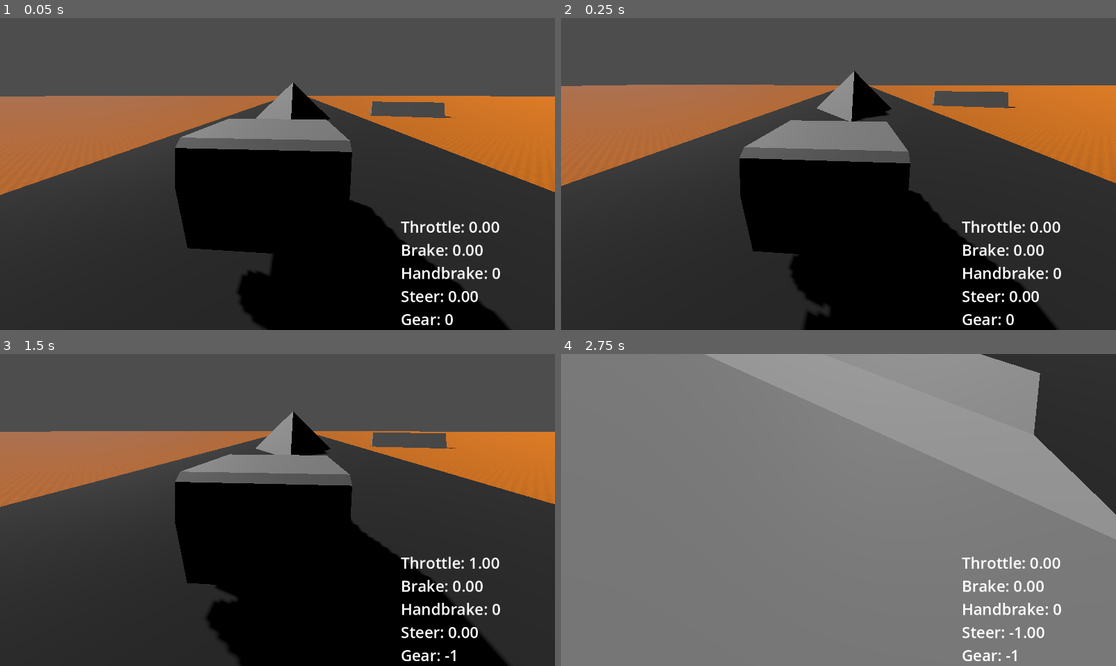
Above: before the commit, frames 1-4 (two rows, left to right).
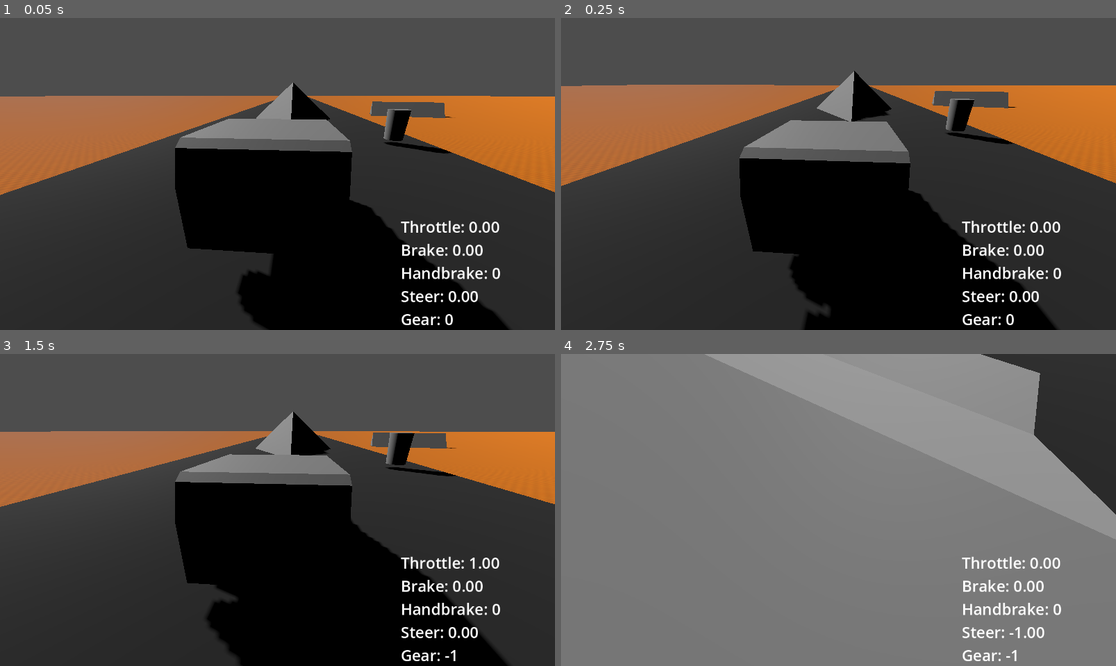
Above: after the commit, the same moments.

Repository: leems-dreems/car-driver
Game: Godot game, scene res://city_scene.tscn
Same seed, same stepped clock (60 frames per second), same inputs: the game is played once before the commit and once after it.
Inputs:
- Up to frame 1 (0.05 s): no input
- Up to frame 2 (0.25 s): no input
- Up to frame 3 (1.5 s): hold D (Steer Right) 0.53-1.28 s; tap Enter at 1.25 s; hold S (Brake or Reverse) from 1.28 s (still down)
- Up to frame 4 (2.75 s): release S (Brake or Reverse) at 2.03 s; hold D (Steer Right) from 2.03 s (still down)

The runs differ from the first frame. In frame 1, 0.5% of the frame differs, in the area x 69-82%, y 29-44%; in frame 2, 0.5%, in the area x 69-82%, y 25-41%; in frame 3, 0.5%; in frame 4, nothing differs.

Commit message:
added proof of concept collideable
i did this in the menus branch by accident

Diff:
--- a/cars/compact.tscn
+++ b/cars/compact.tscn
@@ -106,7 +106,7 @@
 blend_shape_mode = 0
 shadow_mesh = SubResource("ArrayMesh_7qo4e")
 
-[node name="CompactCar" type="RigidBody3D" node_paths=PackedStringArray("front_left_wheel", "front_right_wheel", "rear_left_wheel", "rear_right_wheel")]
+[node name="CompactCar" type="RigidBody3D" node_paths=PackedStringArray("front_left_wheel", "front_right_wheel", "rear_left_wheel", "rear_right_wheel") groups=["CanCollide"]]
 mass = 1500.0
 physics_material_override = SubResource("PhysicsMaterial_12ddh")
 script = ExtResource("1_u3dfh")
--- a/city_scene.tscn
+++ b/city_scene.tscn
@@ -7,6 +7,7 @@
 [ext_resource type="Script" path="res://addons/gevp/scripts/camera.gd" id="5_283m0"]
 [ext_resource type="PackedScene" uid="uid://c3ixqkc6k13yi" path="res://addons/gevp/scenes/vehicle_controller.tscn" id="6_62x7v"]
 [ext_resource type="Script" path="res://scripts/car_HUD.gd" id="6_eqxcn"]
+[ext_resource type="PackedScene" uid="uid://cmmani56m7eaj" path="res://collidables/trashbin_static.tscn" id="9_ypws5"]
 
 [sub_resource type="StandardMaterial3D" id="StandardMaterial3D_d01qh"]
 albedo_texture = ExtResource("1_s7ctx")
@@ -107,6 +108,9 @@
 text = "Speed:"
 label_settings = SubResource("LabelSettings_q7nlx")
 
+[node name="TrashbinStatic" parent="." instance=ExtResource("9_ypws5")]
+transform = Transform3D(1, 0, 0, 0, 1, 0, 0, 0, 1, 7.37635, 1.92904, -29.9834)
+
 [connection signal="body_exited" from="BoundingArea3D" to="BoundingArea3D" method="destroyExitingNode"]
 [connection signal="body_entered" from="Car2" to="Car2" method="_on_body_entered"]
 [connection signal="body_exited" from="Car2" to="Car2" method="_on_body_exited"]
--- /dev/null
+++ b/collidables/trash_bin.tscn
@@ -0,0 +1,20 @@
+[gd_scene load_steps=3 format=3 uid="uid://co0uu1ghkv7wn"]
+
+[sub_resource type="CylinderMesh" id="CylinderMesh_p374y"]
+top_radius = 0.7
+bottom_radius = 0.6
+
+[sub_resource type="CylinderShape3D" id="CylinderShape3D_1pjpg"]
+
+[node name="TrashBin" type="RigidBody3D"]
+transform = Transform3D(1, 0, 0, 0, 1, 0, 0, 0, 1, 6.21121, 2.94679, -28.4061)
+mass = 20.0
+center_of_mass_mode = 1
+center_of_mass = Vector3(0, -0.5, 0)
+linear_damp = 0.5
+
+[node name="MeshInstance3D" type="MeshInstance3D" parent="."]
+mesh = SubResource("CylinderMesh_p374y")
+
+[node name="CollisionShape3D" type="CollisionShape3D" parent="."]
+shape = SubResource("CylinderShape3D_1pjpg")
--- /dev/null
+++ b/collidables/trashbin_static.gd
@@ -0,0 +1,28 @@
+extends Area3D
+
+@export var resetTime = 15
+@export var physicsBin: PackedScene
+@onready var collision_shape_3d: CollisionShape3D = $CollisionShape3D
+@onready var mesh_instance_3d: MeshInstance3D = $MeshInstance3D
+var readyToHit: bool = true
+var physicsChild
+
+func _on_body_entered(body: Node3D) -> void:
+    if body.is_in_group("CanCollide") && readyToHit:
+        gethit()
+
+func gethit():
+    readyToHit = false
+    physicsChild = physicsBin.instantiate()
+    add_child(physicsChild)
+    physicsChild.global_position = global_position
+    collision_shape_3d.visible = false
+    mesh_instance_3d.visible = false
+    await get_tree().create_timer(resetTime).timeout
+    reset()
+
+func reset():
+    readyToHit = true
+    collision_shape_3d.visible = true
+    mesh_instance_3d.visible = true
+    physicsChild.queue_free()
--- /dev/null
+++ b/collidables/trashbin_static.tscn
@@ -0,0 +1,22 @@
+[gd_scene load_steps=5 format=3 uid="uid://cmmani56m7eaj"]
+
+[ext_resource type="Script" path="res://collidables/trashbin_static.gd" id="1_wmm8q"]
+[ext_resource type="PackedScene" uid="uid://co0uu1ghkv7wn" path="res://collidables/trash_bin.tscn" id="2_er7xi"]
+
+[sub_resource type="CylinderShape3D" id="CylinderShape3D_n0uwm"]
+
+[sub_resource type="CylinderMesh" id="CylinderMesh_xygo4"]
+top_radius = 0.7
+bottom_radius = 0.6
+
+[node name="TrashbinStatic" type="Area3D"]
+script = ExtResource("1_wmm8q")
+physicsBin = ExtResource("2_er7xi")
+
+[node name="CollisionShape3D" type="CollisionShape3D" parent="."]
+shape = SubResource("CylinderShape3D_n0uwm")
+
+[node name="MeshInstance3D" type="MeshInstance3D" parent="."]
+mesh = SubResource("CylinderMesh_xygo4")
+
+[connection signal="body_entered" from="." to="." method="_on_body_entered"]
Not shown: 1 places in city_scene.tscn that only renumber resources
